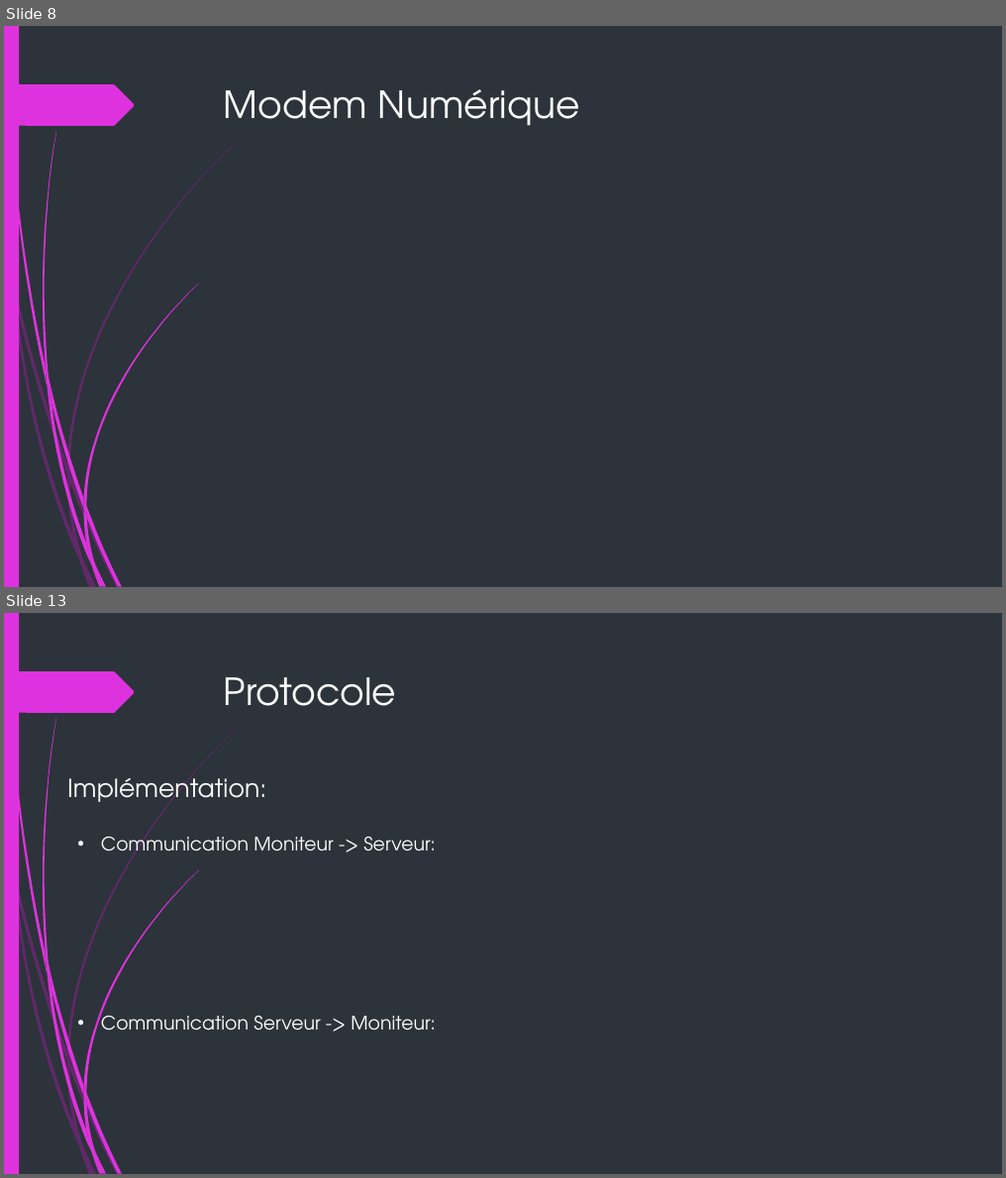
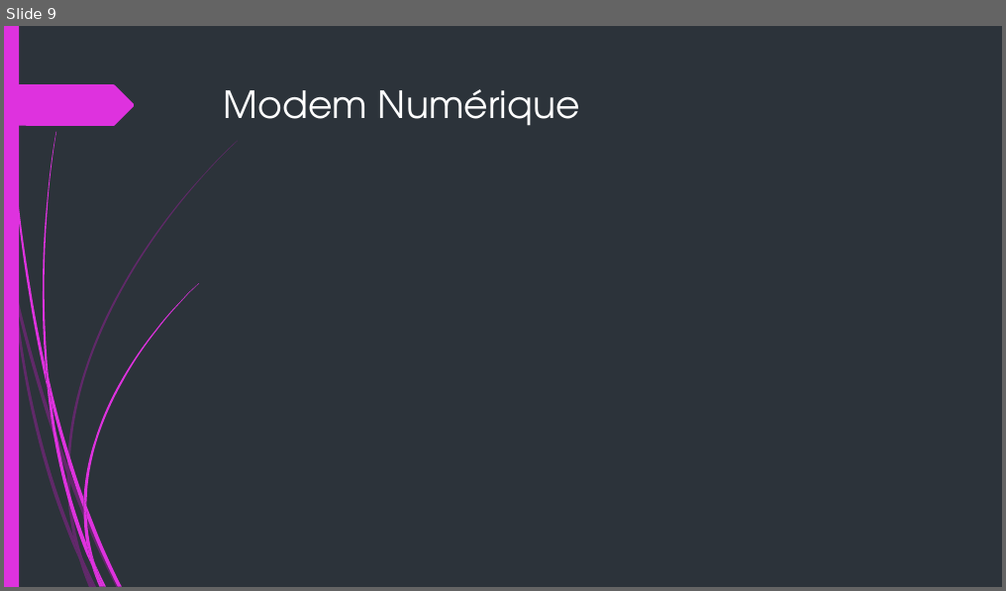
Before and after one commit to fisj2002/Projet_S6_Documentation, a slide deck: Présentation Finale – P3.pptx. Shown one above the other, each under a label of ours: slides 8 and 13 before the commit, slide 9 after it; the slides between them are not shown. The pictures are 1006x1178 and 1006x591 pixels, drawn with LibreOffice and Linux fonts; fonts in the diff are those of the drawing. Boxes give left, top, right and bottom in pixels: in the first picture for what was removed or moved away, otherwise in the second. Text is boxed around its words. In the diff, an @@ line names an element or a change of style, - is before the commit and + after.

Commit message:
Modification de la partie Protocole et Architecture Globale et ajout de l'antenne 3D

```diff
--- a/Présentation Finale – P3.pptx
+++ b/Présentation Finale – P3.pptx
@@ slide 13 removed at <box>4,613,1002,1174</box>, background #2C333A; not listed: 24 template elements that a slide beside it also shows @@
@@ title removed at <box>224,677,397,706</box> @@
-Protocole
@@ text removed at <box>67,771,266,809</box> @@
-Implémentation:
@@ text removed at <box>101,832,435,1031</box> @@
-• Communication Moniteur -> Serveur:
-• Communication Serveur -> Moniteur:
@@ what was slide 8 is now slide 9 @@
```
Also in this commit, not shown: 3 slides changed, 2 slides added, 1 other slide removed.
